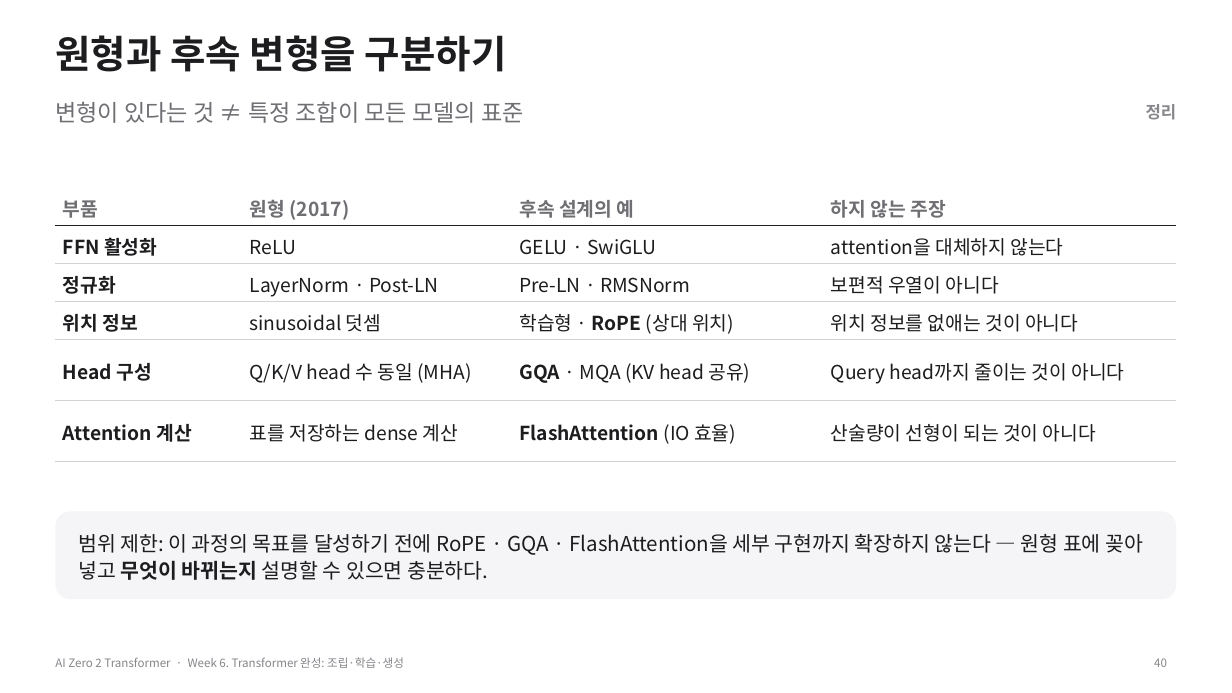
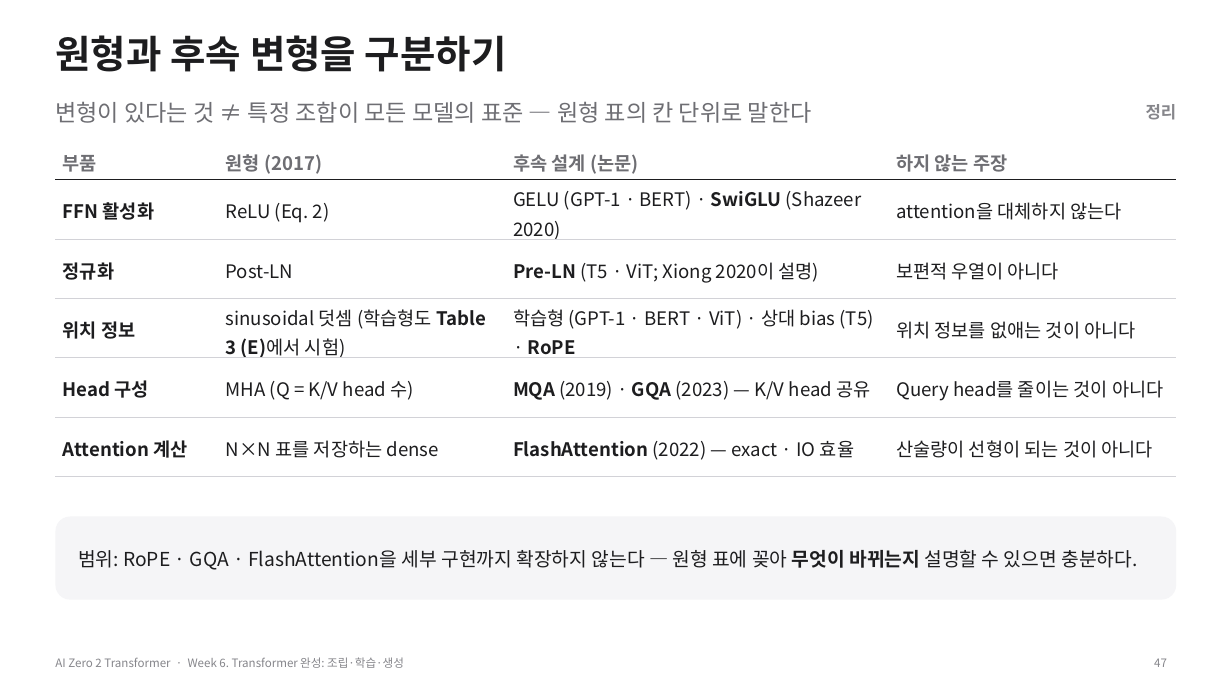
Before and after one commit to myunhh/AI-Zero-2-Transformers, a slide deck: slide 47 of lectures/week06_transformer_complete.pptx (slide 40 before the commit). Drawn at 1232x693 pixels with LibreOffice and Linux fonts; fonts in the diff are those of the drawing. Boxes give left, top, right and bottom in pixels: in the first picture for what was removed or moved away, otherwise in the second. Text is boxed around its words. In the diff, an @@ line names an element or a change of style, - is before the commit and + after.

```diff
--- a/lectures/week06_transformer_complete.pptx
+++ b/lectures/week06_transformer_complete.pptx
@@ text at (55, 101, 812, 123): text changed @@
-변형이 있다는 것 ≠ 특정 조합이 모든 모델의 표준
+변형이 있다는 것 ≠ 특정 조합이 모든 모델의 표준 — 원형 표의 칸 단위로 말한다
@@ table at (55, 142, 1177, 477) @@
-row 1, column 3: 후속 설계의 예
+row 1, column 3: 후속 설계 (논문)
-row 2, column 2: ReLU
+row 2, column 2: ReLU (Eq. 2)
-row 2, column 3: GELU · SwiGLU
+row 2, column 3: GELU (GPT-1 · BERT) · SwiGLU (Shazeer 2020)
-row 3, column 2: LayerNorm · Post-LN
+row 3, column 2: Post-LN
-row 3, column 3: Pre-LN · RMSNorm
+row 3, column 3: Pre-LN (T5 · ViT; Xiong 2020이 설명)
-row 4, column 2: sinusoidal 덧셈
+row 4, column 2: sinusoidal 덧셈 (학습형도 Table 3 (E)에서 시험)
-row 4, column 3: 학습형 · RoPE (상대 위치)
+row 4, column 3: 학습형 (GPT-1 · BERT · ViT) · 상대 bias (T5) · RoPE
-row 5: Head 구성 | Q/K/V head 수 동일 (MHA) | GQA · MQA (KV head 공유) | Query head까지 줄이는 것이 아니다
+row 5: Head 구성 | MHA (Q = K/V head 수) | MQA (2019) · GQA (2023) — K/V head 공유 | Query head를 줄이는 것이 아니다
-row 6, column 2: 표를 저장하는 dense 계산
+row 6, column 2: N×N 표를 저장하는 dense
-row 6, column 3: FlashAttention (IO 효율)
+row 6, column 3: FlashAttention (2022) — exact · IO 효율
@@ size 15 to 14.5 pt in "부품", "원형 (2017)", "하지 않는 주장", "FFN 활성화" and 8 more places @@
@@ table: place and size @@
-table at (55, 189, 1177, 462)
+table at (55, 142, 1177, 477)
@@ rounded rectangle "범위: RoPE · GQA · ...": place and size @@
-rounded rectangle "범위: RoPE · GQA · ..." at (55, 512, 1177, 600)
+rounded rectangle "범위: RoPE · GQA · ..." at (55, 517, 1177, 600)
@@ rounded rectangle "범위: RoPE · GQA · ..." at (55, 517, 1177, 600): proportions changed @@
@@ text in rounded rectangle at (78, 550, 1137, 570): text changed; size 16 to 15 pt @@
-범위 제한: 이 과정의 목표를 달성하기 전에 RoPE · GQA · FlashAttention을 세부 구현까지 확장하지 않는다 — 원형 표에 꽂아 넣고 무엇이 바뀌는지 설명할 수 있으면 충분하다.
+범위: RoPE · GQA · FlashAttention을 세부 구현까지 확장하지 않는다 — 원형 표에 꽂아 무엇이 바뀌는지 설명할 수 있으면 충분하다.
@@ page number at (1154, 658, 1167, 667): text changed @@
-40
+47
```
Also in this commit, not shown: 27 other slides changed, 24 slides added, 18 slides removed, 11 other files.
